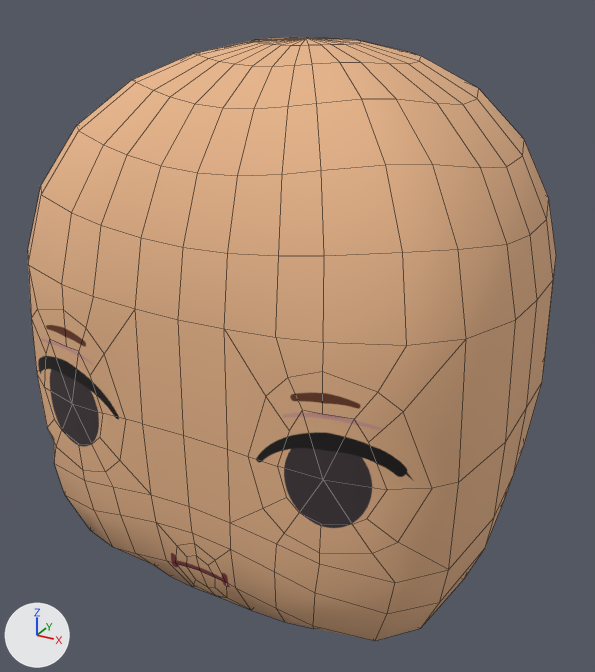
The Blender file art/characters/v7/hair_backs.blend as it was, and as the next commit left it.
Camera for both pictures: a 50 mm camera at (0.336, -0.625, 1.048) aimed at (-0.007, -0.002, 0.736). The axes (+X, +Y, +Z) are drawn at lower left. The lights are the same throughout. The picture after the commit comes second. Mesh edges are drawn as thin lines.

Script lines for the objects in view, before the commit:
```python
me_v8_head = bpy.data.meshes.new('V8_Head')
me_v8_head.from_pydata(...)  # 378 vertices, 396 faces; spans x -0.216..0.216, y -0.192..0.187, z 0.527..1.0
me_v8_head.polygons.foreach_set('use_smooth', [True] * 396)
# faces by material slot: [196, 200]
me_v8_head.materials.append(mat_m_skin_001)  # beige #e8b58a
me_v8_head.materials.append(mat_m_face_v8)  # picture img_v7_face_default_png_001
ob_v8_head = bpy.data.objects.new('V8_Head', me_v8_head)
ob_v8_head.location = (0.0, 0.0, 0.0)
```
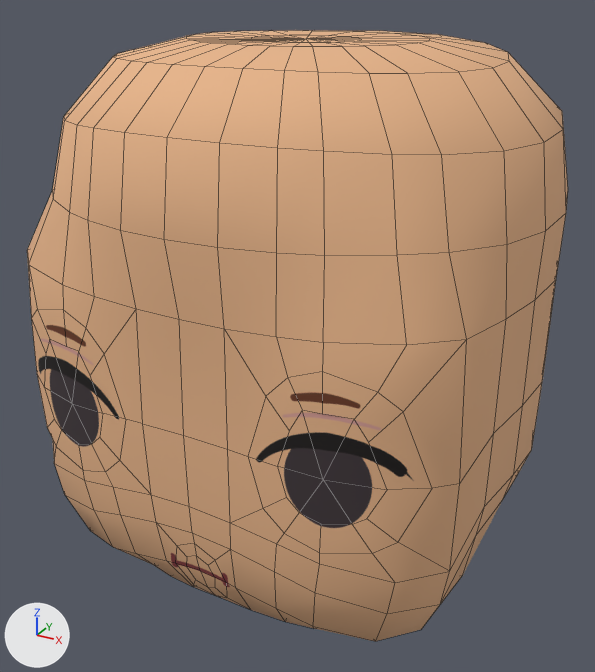
The edits, one by one:
me_v8_head is used by ob_v8_head; location (0.0, 0.0, 0.0).
me_v8_head had 378 vertices, 396 faces and spanned x -0.216..0.216, y -0.192..0.187, z 0.527..1.0.
me_v8_head now has 378 vertices, 396 faces and spans x -0.216..0.216, y -0.2..0.232, z 0.527..1.001.
me_v8_head part 1: 197 of 378 vertices moved; they spanned x -0.216..0.216, y -0.19..0.187, z 0.534..0.998 and now span x -0.216..0.216, y -0.2..0.232, z 0.538..1.001; mean shift (0.0, 0.003, 0.008); largest move (0.0, 0.155, 0.919) -> (0.0, 0.205, 0.965).

Pixel boxes (x1, y1, x2, y2) of what changed, in the pictures (595 x 672 px):
'V8_Head', reshaped: before (28, 37, 556, 641); after (27, 30, 568, 641)
